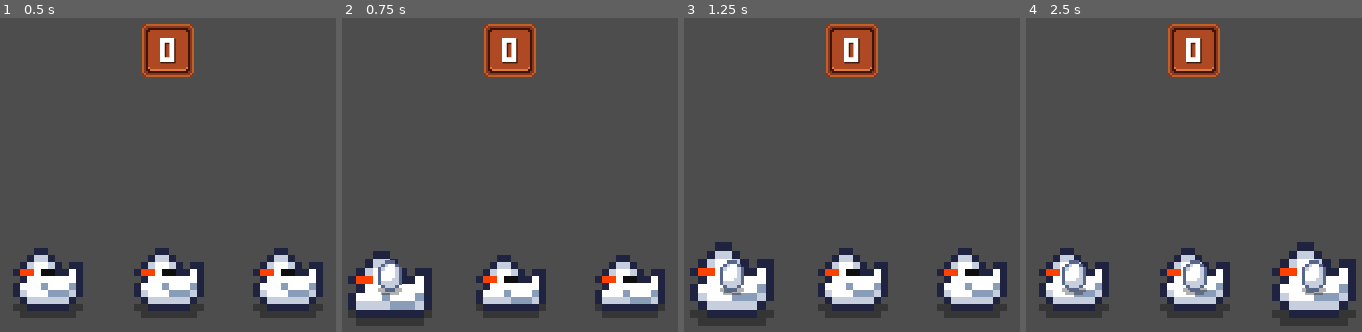
Above: before the commit, frames 1-4 (left to right).
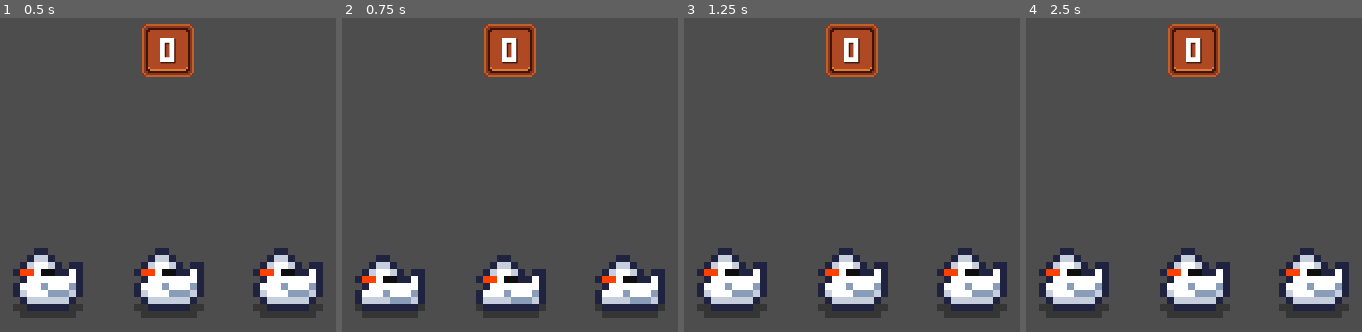
Above: after the commit, the same moments.

Repository: justkuzan/idle-clicker-2
Game: Godot game, scene res://Stages/base_stage.tscn
Two runs of this game, one before a commit and one after it. Both use one fixed random seed, a clock stepped at 60 frames per second and the inputs below.
Inputs (mouse positions are in pixels of both pictures, inside the frame that each line leads up to):
- Up to frame 1 (0.5 s): no input
- Up to frame 2 (0.75 s): tap Enter at 0.5 s; move the mouse to (389, 275) at 0.52 s; click (389, 275) at 0.67 s
- Up to frame 3 (1.25 s): no input
- Up to frame 4 (2.5 s): move the mouse to (1194, 275) at 1.27 s; click (1194, 275) at 1.42 s; tap Space at 2 s; move the mouse to (1314, 275) at 2.02 s; click (1314, 275) at 2.17 s

Frame 1 is identical in both runs. In frame 2, 2.5% of the frame differs, in the area x 1-27%, y 74-96%; in frame 3, 2.7%; in frame 4, 4.0%, in the area x 10-99%, y 71-93%.

Commit message:
The chicken knows its states
The chicken code has been rewritten.

Now the chicken doesn't respond to hovers or clicks until it's ready.

Diff:
--- a/Entities/Organisms/Chicken/Chicken/chicken.gd
+++ b/Entities/Organisms/Chicken/Chicken/chicken.gd
@@ -10,8 +10,6 @@
 signal eggs_spawned(count)
 signal chicken_was_clicked(chicken)
 
-var hovered = false
-
 @onready var animation = $AnimatedSprite2D
 @onready var timer = $Timer
 
@@ -20,6 +18,9 @@
 	rnd.randomize()
 	chicken_is_idle()
 	start_random_timer()
+
+func is_clickable() -> bool:
+	return state == State.READY
 
 func change_state(new_state: State):
 	state = new_state
@@ -36,17 +37,14 @@
 func chicken_is_ready():
 	change_state(State.READY)
 	animation.play("ready")
-	print("Курочка готова!")
 	emit_signal("chicken_is_prepared")
 
 func eggs_generation():
 	eggs_generated = rnd.randi_range(1, 5)
-	print("Курочка сгенерировала %s яйца" % eggs_generated)
 	emit_signal("eggs_spawned", eggs_generated)
 
 func _on_area_2d_input_event(_viewport: Node, event: InputEvent, _shape_idx: int) -> void: #subscribed to signal
-	if event is InputEventMouseButton and event.pressed and event.button_index == MOUSE_BUTTON_LEFT:
-		print("Персонажа нажали!")
+	if event is InputEventMouseButton and is_clickable() and event.pressed:
 		emit_signal("chicken_was_clicked", self)
 		CustomCursor.set_click_cursor()
 
@@ -56,11 +54,10 @@
 	eggs_generation()
 
 func _on_area_2d_mouse_entered():
-	hovered = true
-	$AnimatedSprite2D.scale = Vector2(1.2, 1.2)
-	CustomCursor.set_hover_cursor()
+	if is_clickable():
+		$AnimatedSprite2D.scale = Vector2(1.2, 1.2)
+		CustomCursor.set_hover_cursor()
 
 func _on_area_2d_mouse_exited():
-	hovered = false
 	$AnimatedSprite2D.scale = Vector2(1, 1)
 	CustomCursor.set_default_cursor()
--- a/Stages/base_stage.gd
+++ b/Stages/base_stage.gd
@@ -1,4 +1,8 @@
 extends Node2D
+
+enum State { IDLE, READY }
+var chicken_is_ready := false
+var eggs_count := 0
 
 @onready var egg_scene = preload("res://Entities/Organisms/Chicken/Egg/egg.tscn")
 @onready var eggs_container = $eggs
@@ -11,14 +15,15 @@
 		chicken.connect("chicken_was_clicked", Callable(self, "on_chicken_was_clicked"))
 
 func on_chicken_is_prepared():
-	print("Game: получен сигнал chicken_is_prepared")
+	chicken_is_ready = true
 
 func on_eggs_spawned(count):
-	print("Game: получен сигнал eggs_spawned =", count)
+	eggs_count = count
 
 func on_chicken_was_clicked(chicken):
-	print("Game: получен сигнал chicken_was_clicked")
+	egg_fly_animation(chicken)
 
+func egg_fly_animation(chicken):
 	var egg = egg_scene.instantiate() # create an egg
 	eggs_container.add_child(egg) # throw it into the branch
 	egg.global_position = chicken.global_position # put the egg in the chicken's position
@@ -27,13 +32,8 @@
 	tween.set_trans(Tween.TRANS_CUBIC)
 	tween.set_ease(Tween.EASE_OUT)
 
-	#var targer = $score_label.get_tree()
-	#var target_pos = target.area2d.get_global_transform_with_canvas().origin
-	#tween.tween_property(egg, "global_position", target_pos, 0.5)
-	#tween.finished.connect(egg.queue_free)
+	var area2d = score_label.get_node("Area2D")
+	var target_position = area2d.get_global_transform_with_canvas().origin
 
-#func on_label_area_was_entered():
-	#var label = score_label.get_node("PanelContainer/MarginContainer/Label")
-	#var current_score = int(label.text)
-	#current_score += 1
-	#label.text = str(current_score)
+	tween.tween_property(egg, "global_position", target_position, 0.5)
+	tween.finished.connect(egg.queue_free)
